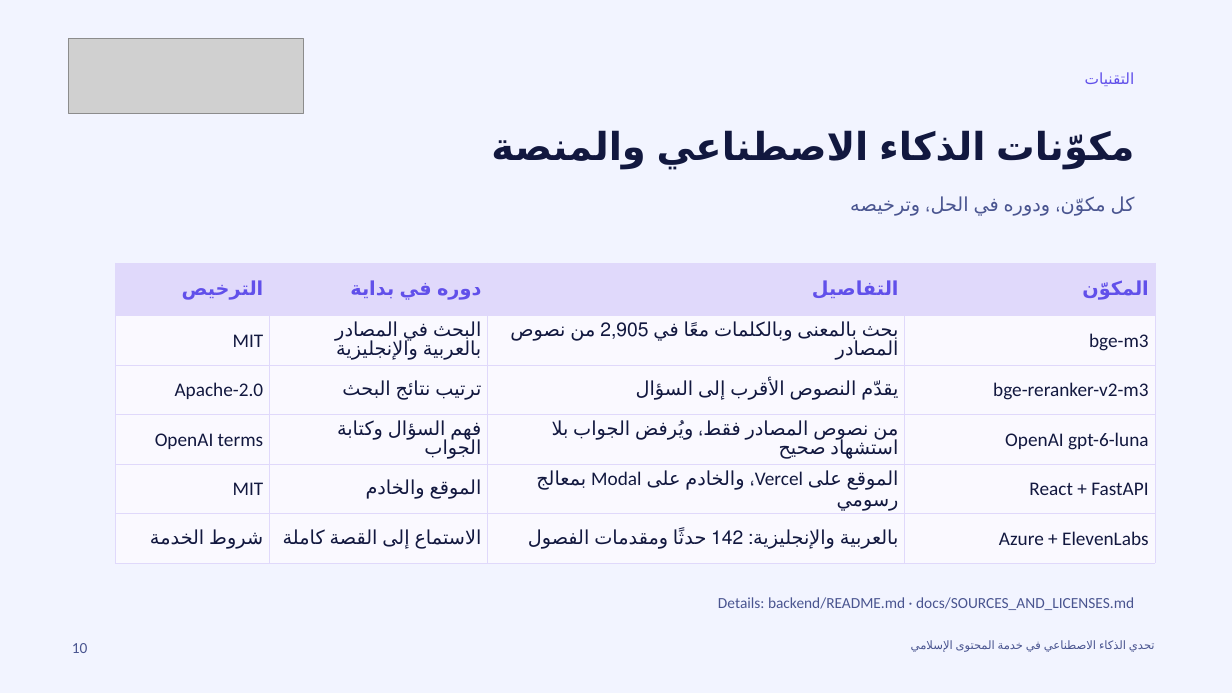
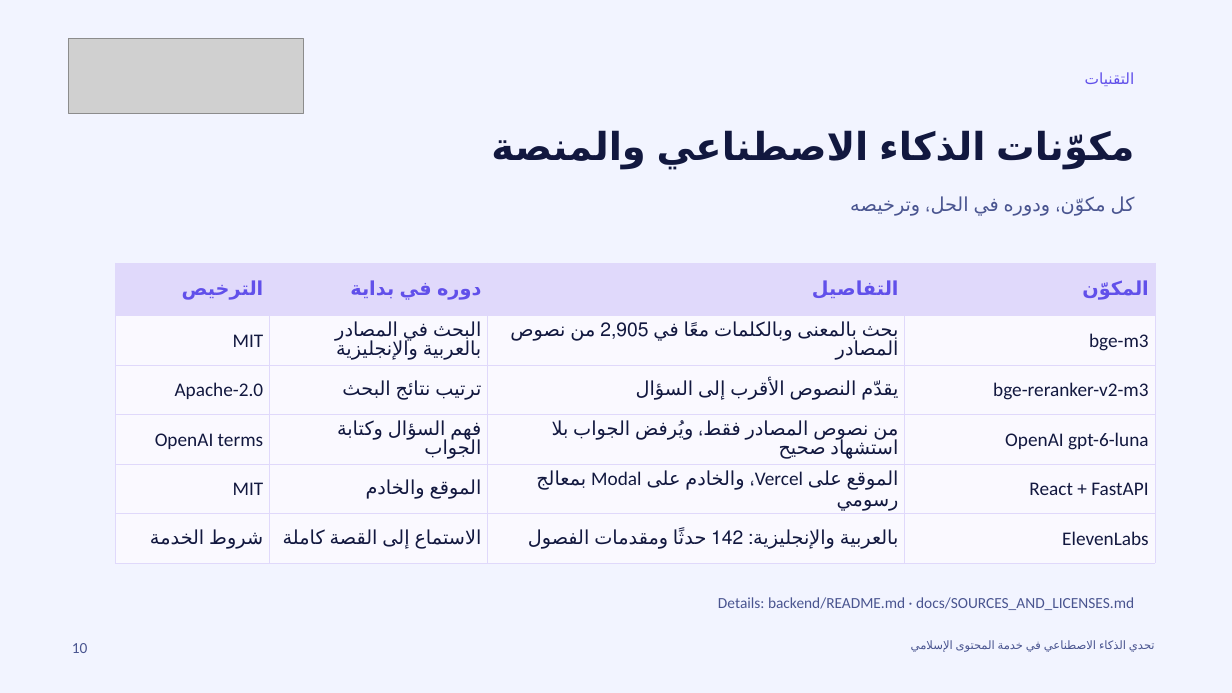
Before and after one commit to omarbintalib/Bidaya, a slide deck: slide 10 of docs/proposal/Bidaya_presentation.pptx. Drawn at 1232x693 pixels with LibreOffice and Linux fonts; fonts in the diff are those of the drawing; grey boxes stand for pictures; background and template pictures are left out. Boxes give left, top, right and bottom in pixels: in the first picture for what was removed or moved away, otherwise in the second. Text is boxed around its words. In the diff, an @@ line names an element or a change of style, - is before the commit and + after.

```diff
--- a/docs/proposal/Bidaya_presentation.pptx
+++ b/docs/proposal/Bidaya_presentation.pptx
@@ table at box(116, 263, 1155, 552) @@
-row 6, column 4: Azure + ElevenLabs
+row 6, column 4: ElevenLabs
```
